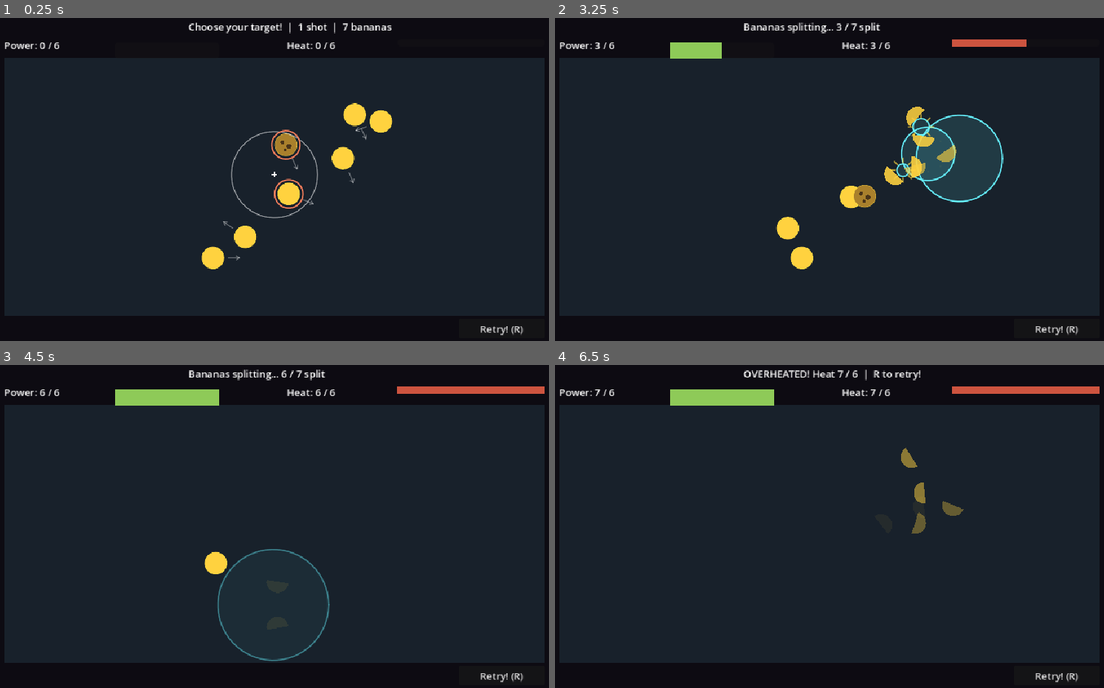
Above: before the commit, frames 1-4 (two rows, left to right).
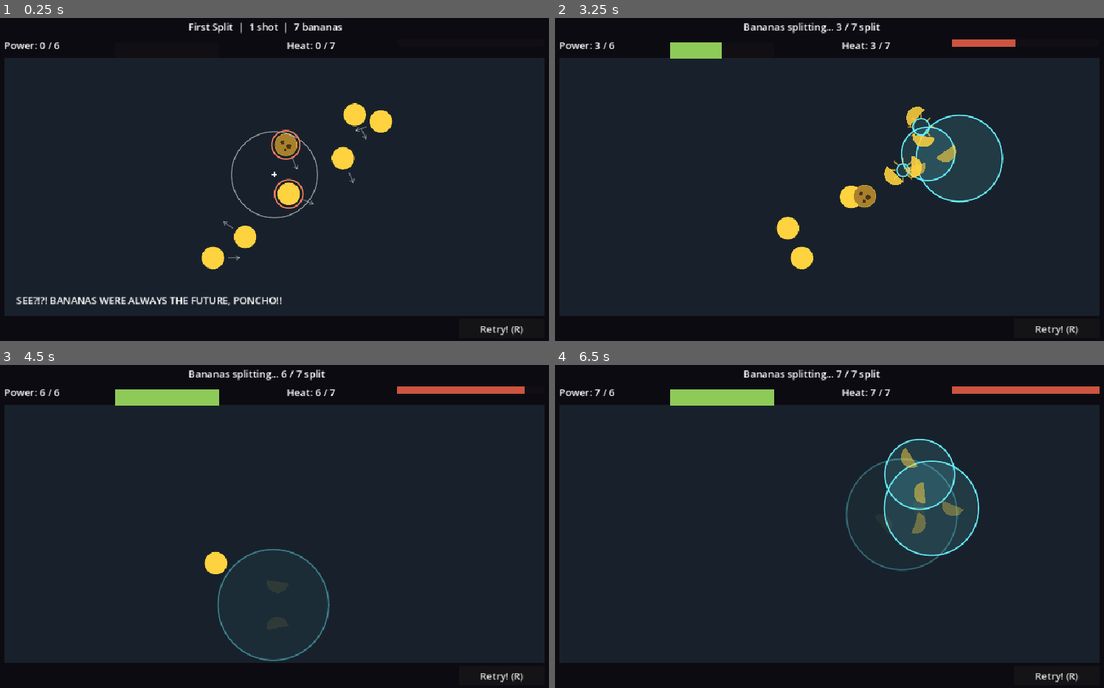
Above: after the commit, the same moments.

Repository: UnderstoodUseYourUsernameHere/banana-fission
Game: Godot game, scene res://scenes/main.tscn
Two runs of this game, one before a commit and one after it. Both use one fixed random seed, a clock stepped at 60 frames per second and the inputs below.
Inputs (mouse positions are in pixels of both pictures, inside the frame that each line leads up to):
- Up to frame 1 (0.25 s): no input
- Up to frame 2 (3.25 s): click "Retry! (R)" at 0.5 s; click "Retry! (R)" at 1.25 s; click "Retry! (R)" at 2 s; tap Enter at 2.75 s; move the mouse to (961, 156) at 2.77 s; press the mouse at (961, 156) at 2.78 s; hold Right from 2.78 s (still down)
- Up to frame 3 (4.5 s): release Right at 3.5 s; release the mouse at (406, 503) at 3.5 s; drag from (153, 539) to (247, 587) at 3.52 s; move the mouse to (334, 448) at 4.27 s; hold Right from 4.28 s (still down); tap Shift at 4.35 s
- Up to frame 4 (6.5 s): release Right at 5 s; tap R (restart) at 5 s; drag from (802, 587) to (653, 471) at 5.02 s; move the mouse to (1005, 571) at 5.77 s; hold Left from 5.78 s (still down); tap Alt at 5.85 s

The runs differ from the first frame. In frame 1, 1.3% of the frame differs, in the area x 2-72%, y 1-90%; in frame 2, less than 0.1%; in frame 3, 0.1%; in frame 4, 5.4%, in the area x 34-78%, y 1-64%.

Commit message:
feat: added levels loaded from scenes

Diff:
--- a/project.godot
+++ b/project.godot
@@ -14,6 +14,10 @@
 run/main_scene="uid://djhn8sb53cfce"
 config/features=PackedStringArray("4.7", "GL Compatibility")
 config/icon="res://icon.svg"
+
+[autoload]
+
+Progress="*uid://djo0nqhqclcdy"
 
 [display]
 
@@ -37,6 +41,11 @@
 "events": [Object(InputEventKey,"resource_local_to_scene":false,"resource_name":"","device":-1,"window_id":0,"alt_press …(192 unchanged characters)…
 ]
 }
+next_level={
+"deadzone": 0.2,
+"events": [Object(InputEventKey,"resource_local_to_scene":false,"resource_name":"","device":-1,"window_id":0,"alt_pressed":false,"shift_pressed":false,"ctrl_pressed":false,"meta_pressed":false,"pressed":false,"keycode":0,"physical_keycode":78,"key_label":0,"unicode":110,"location":0,"echo":false,"script":null)
+]
+}
 
 [physics]
 
--- /dev/null
+++ b/scenes/levels/level_01.tscn
@@ -0,0 +1,45 @@
+[gd_scene format=3 uid="uid://lcivk4n1sl6u"]
+
+[ext_resource type="Script" uid="uid://b5nhbirq8p17h" path="res://scripts/level.gd" id="1_i2aat"]
+[ext_resource type="PackedScene" uid="uid://chn41nef2631r" path="res://scenes/banana.tscn" id="2_2djvx"]
+
+[node name="Level" type="Node2D" unique_id=964198586]
+script = ExtResource("1_i2aat")
+title = "First Split"
+ratticus_line = "SEE?!?! BANANAS WERE ALWAYS THE FUTURE, PONCHO!!"
+
+[node name="Banana" parent="." unique_id=993941136 instance=ExtResource("2_2djvx")]
+position = Vector2(500, 300)
+drift_speed = 14.0
+start_angle_degrees = 22.0
+
+[node name="Banana2" parent="." unique_id=71259297 instance=ExtResource("2_2djvx")]
+position = Vector2(488, 199)
+kind = 1
+drift_speed = 100.0
+start_angle_degrees = 65.0
+
+[node name="Banana3" parent="." unique_id=1745667669 instance=ExtResource("2_2djvx")]
+position = Vector2(600, 150)
+drift_speed = 100.0
+start_angle_degrees = 65.0
+
+[node name="Banana4" parent="." unique_id=213498638 instance=ExtResource("2_2djvx")]
+position = Vector2(660, 181)
+drift_speed = 30.0
+start_angle_degrees = 160.0
+
+[node name="Banana5" parent="." unique_id=1736657249 instance=ExtResource("2_2djvx")]
+position = Vector2(589, 238)
+drift_speed = 24.0
+start_angle_degrees = 67.0
+
+[node name="Banana6" parent="." unique_id=248285369 instance=ExtResource("2_2djvx")]
+position = Vector2(438, 375)
+drift_speed = 27.0
+start_angle_degrees = 215.0
+
+[node name="Banana7" parent="." unique_id=558535088 instance=ExtResource("2_2djvx")]
+position = Vector2(365, 405)
+drift_speed = 60.0
+start_angle_degrees = 360.0
--- a/scenes/main.tscn
+++ b/scenes/main.tscn
@@ -1,7 +1,6 @@
 [gd_scene format=3 uid="uid://djhn8sb53cfce"]
 
 [ext_resource type="Script" uid="uid://b38ta8saxrjul" path="res://scripts/main.gd" id="1_o5qli"]
-[ext_resource type="PackedScene" uid="uid://chn41nef2631r" path="res://scenes/banana.tscn" id="2_0wfyh"]
 [ext_resource type="Script" uid="uid://t482fluxjctx" path="res://scripts/aim.gd" id="3_sugp2"]
 
 [sub_resource type="StyleBoxFlat" id="StyleBoxFlat_pspmk"]
@@ -12,7 +11,6 @@
 
 [node name="Main" type="Node2D" unique_id=922528448]
 script = ExtResource("1_o5qli")
-heat_limit = 6
 
 [node name="Background" type="ColorRect" parent="." unique_id=1974400762]
 offset_right = 960.0
@@ -29,50 +27,8 @@
 mouse_filter = 2
 color = Color(0.09411765, 0.12941177, 0.16862746, 1)
 
-[node name="Bananas" type="Node2D" parent="." unique_id=1813059093]
+[node name="LevelHolder" type="Node2D" parent="." unique_id=1813059093]
 unique_name_in_owner = true
-
-[node name="Banana" parent="Bananas" unique_id=993941136 instance=ExtResource("2_0wfyh")]
-position = Vector2(500, 300)
-kind = null
-drift_speed = 14.0
-start_angle_degrees = 22.0
-
-[node name="Banana2" parent="Bananas" unique_id=1195052591 instance=ExtResource("2_0wfyh")]
-position = Vector2(488, 199)
-kind = 1
-drift_speed = 100.0
-start_angle_degrees = 65.0
-
-[node name="Banana3" parent="Bananas" unique_id=753059844 instance=ExtResource("2_0wfyh")]
-position = Vector2(600, 150)
-kind = null
-drift_speed = 100.0
-start_angle_degrees = 65.0
-
-[node name="Banana4" parent="Bananas" unique_id=985722857 instance=ExtResource("2_0wfyh")]
-position = Vector2(660, 181)
-kind = null
-drift_speed = 30.0
-start_angle_degrees = 160.0
-
-[node name="Banana5" parent="Bananas" unique_id=1469265384 instance=ExtResource("2_0wfyh")]
-position = Vector2(589, 238)
-kind = null
-drift_speed = 24.0
-start_angle_degrees = 67.0
-
-[node name="Banana6" parent="Bananas" unique_id=1158204577 instance=ExtResource("2_0wfyh")]
-position = Vector2(438, 375)
-kind = null
-drift_speed = 27.0
-start_angle_degrees = 215.0
-
-[node name="Banana7" parent="Bananas" unique_id=1937469306 instance=ExtResource("2_0wfyh")]
-position = Vector2(365, 405)
-kind = null
-drift_speed = 60.0
-start_angle_degrees = 360.0
 
 [node name="Pulses" type="Node2D" parent="." unique_id=402704835]
 unique_name_in_owner = true
@@ -153,3 +109,10 @@
 offset_bottom = 536.0
 focus_mode = 0
 text = "Retry! (R)"
+
+[node name="Intro" type="Label" parent="HUD" unique_id=12874276]
+unique_name_in_owner = true
+offset_left = 60.0
+offset_top = 462.0
+offset_right = 900.0
+offset_bottom = 490.0
--- /dev/null
+++ b/scripts/level.gd
@@ -0,0 +1,7 @@
+extends Node
+class_name Level
+
+@export var title: String = "Untitled"
+@export_multiline var ratticus_line: String = ""
+@export_range(1, 100, 1) var power_target: int = 6
+@export_range(1, 100, 1) var heat_limit: int = 7
--- a/scripts/main.gd
+++ b/scripts/main.gd
@@ -12,12 +12,15 @@
 	COMPLETE
 }
 
-@export_range(1, 100, 1) var power_target: int = 6
-@export_range(1, 100, 1) var heat_limit: int = 7
+var level: Level
+var power_target: int = 6
+var heat_limit: int = 7
+
 
 @onready var chamber: ColorRect = $%Chamber
 @onready var pulse_container: Node2D = $%Pulses
-@onready var banana_container: Node2D = $%Bananas
+@onready var level_holder: Node2D = $%LevelHolder
+@onready var intro: Label = $%Intro
 @onready var aim: AimController = $%Aim
 @onready var status: Label = $%Status
 @onready var power_label: Label = $%PowerLabel
@@ -35,14 +38,7 @@
 var heat_total: int = 0
 
 func _ready() -> void:
-	for child in banana_container.get_children():
-		var banana := child as Banana
-
-		if banana == null:
-			continue
-
-		bananas.append(banana)
-		banana.split_occurred.connect(_on_banana_split)
+	_load_level()
 
 	aim.ignited.connect(_on_ignited)
 	aim.configure(chamber.get_global_rect(), bananas, IGNITION_RADIUS)
@@ -57,6 +53,7 @@
 
 	state = RoundState.REACTING
 	aim.active = false
+	intro.visible = false
 	_spawn_pulse(world_position, IGNITION_RADIUS)
 	_update_status()
 
@@ -138,7 +135,7 @@
 
 	match state:
 		RoundState.AIMING:
-			status.text = "Choose your target!  |  1 shot  |  %d bananas" % (bananas.size())
+			status.text = "%s  |  1 shot  |  %d bananas" % [level.title, bananas.size()]
 		RoundState.REACTING:
 			status.text = "Bananas splitting... %d / %d split" % [split_count, bananas.size()]
 		RoundState.COMPLETE:
@@ -187,3 +184,21 @@
 
 func _restart_attempt() -> void:
 	get_tree().reload_current_scene()
+
+func _load_level() -> void:
+	var index: int = clampi(Progress.current_level, 0, Progress.level_count() - 1)
+	Progress.current_level = index
+
+	level = Progress.levels[index].instantiate() as Level
+	level_holder.add_child(level)
+
+	power_target = level.power_target
+	heat_limit = level.heat_limit
+	intro.text = level.ratticus_line
+
+	for child in level.get_children():
+		var banana := child as Banana
+		if banana == null:
+			continue
+		bananas.append(banana)
+		banana.split_occurred.connect(_on_banana_split)
--- /dev/null
+++ b/scripts/progress.gd
@@ -0,0 +1,10 @@
+extends Node
+
+var levels: Array[PackedScene] = [preload("res://scenes/levels/level_01.tscn")]
+var current_level: int = 0
+
+func level_count() -> int:
+	return levels.size()
+
+func is_last_level() -> bool:
+	return current_level >= levels.size() - 1
Not shown, added: scripts/level.gd.uid
Not shown, added: scripts/progress.gd.uid
